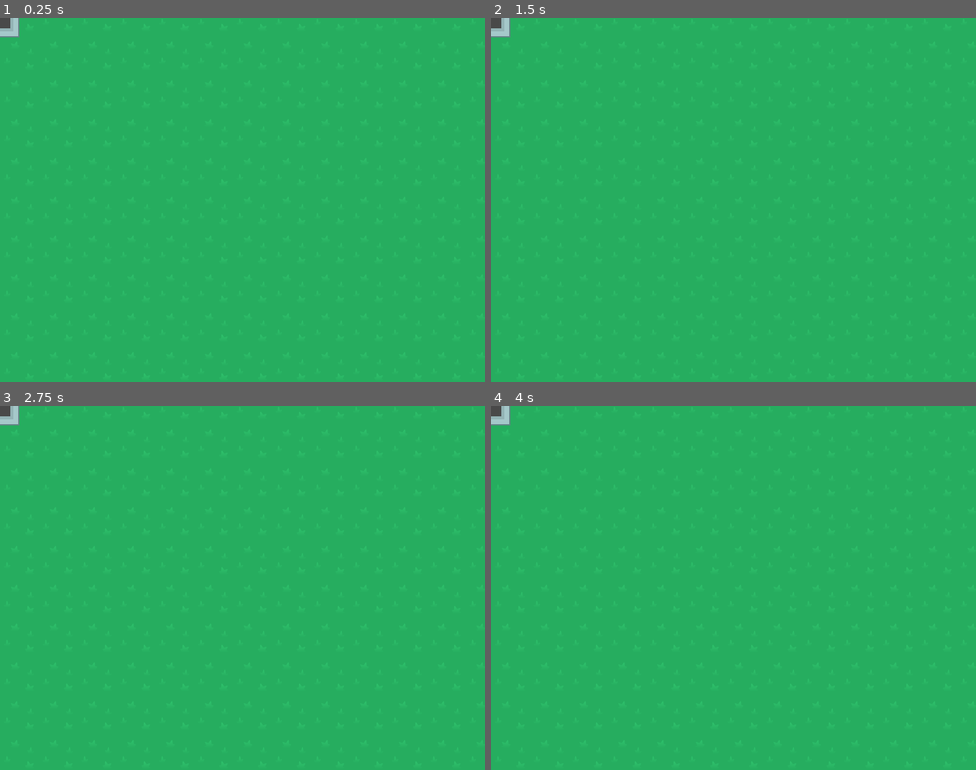
Above: before the commit, frames 1-4 (two rows, left to right).
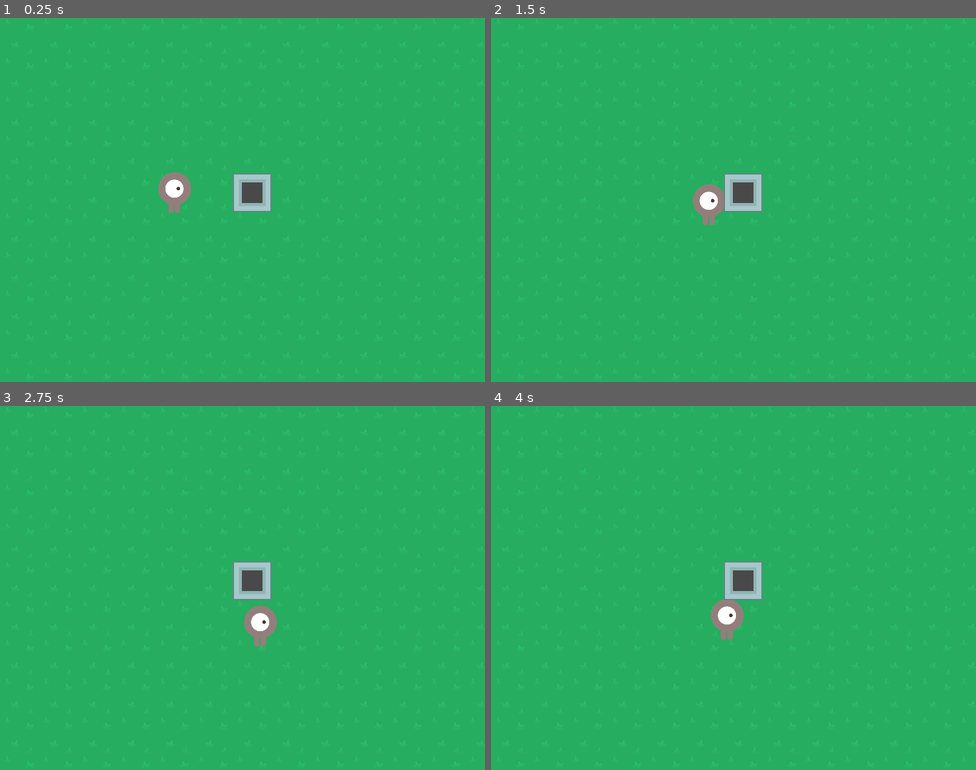
Above: after the commit, the same moments.

Repository: scooter42/godot-pacman-creeps-demo
Game: Godot game, scene res://Main.tscn
Same seed, same stepped clock (60 frames per second), same inputs: the game is played once before the commit and once after it. Before the commit the project has no main scene; this scene is started directly in both runs.
Inputs:
- Up to frame 1 (0.25 s): no input
- Up to frame 2 (1.5 s): tap Enter at 0.5 s; hold Right (ui_right) 0.53-1.28 s; hold Down (ui_down) from 1.28 s (still down)
- Up to frame 3 (2.75 s): release Down (ui_down) at 2.03 s; hold Right (ui_right) from 2.03 s (still down)
- Up to frame 4 (4 s): release Right (ui_right) at 2.78 s; hold Up (ui_up) 2.78-3.53 s; tap Space at 3.5 s; hold Left (ui_left) from 3.53 s (still down)

The runs differ from the first frame. In frame 1, 1.6% of the frame differs, in the area x 0-56%, y 0-54%; in frame 2, 1.6%; in frame 3, 1.6%, in the area x 0-58%, y 0-67%; in frame 4, 1.6%.

Commit message:
Auto stash before merge of "master" and "origin/master"

Diff:
--- /dev/null
+++ b/PacmanDodgeTheCreeps/Entities/player/Player.gd
@@ -0,0 +1,18 @@
+extends KinematicBody2D
+
+export var velocity := Vector2()
+export var speed := 100.0
+
+func _physics_process(delta):
+	if Input.is_action_pressed("ui_left"):
+		velocity += Vector2(-1,0)
+	if Input.is_action_pressed("ui_right"):
+		velocity += Vector2(1,0)
+	if Input.is_action_pressed("ui_up"):
+		velocity += Vector2(0,-1)
+	if Input.is_action_pressed("ui_down"):
+		velocity += Vector2(0,1)
+
+	move_and_collide(velocity * speed * delta)
+
+	velocity = Vector2()
--- /dev/null
+++ b/PacmanDodgeTheCreeps/Entities/player/Player.tscn
@@ -0,0 +1,17 @@
+[gd_scene load_steps=4 format=2]
+
+[ext_resource path="res://assets/playerGrey_walk1.png" type="Texture" id=1]
+[ext_resource path="res://Entities/player/Player.gd" type="Script" id=2]
+
+[sub_resource type="RectangleShape2D" id=1]
+extents = Vector2( 24, 32 )
+
+[node name="Player" type="KinematicBody2D"]
+script = ExtResource( 2 )
+
+[node name="CollisionShape2D" type="CollisionShape2D" parent="."]
+shape = SubResource( 1 )
+
+[node name="Sprite" type="Sprite" parent="."]
+scale = Vector2( 0.5, 0.5 )
+texture = ExtResource( 1 )
--- a/PacmanDodgeTheCreeps/Main.tscn
+++ b/PacmanDodgeTheCreeps/Main.tscn
@@ -1,10 +1,9 @@
-[gd_scene load_steps=6 format=2]
+[gd_scene load_steps=5 format=2]
 
 [ext_resource path="res://assets/tile_02.png" type="Texture" id=1]
-[ext_resource path="res://assets/tile_132.png" type="Texture" id=2]
+[ext_resource path="res://Entities/player/Player.tscn" type="PackedScene" id=2]
 [ext_resource path="res://assets/enemyWalking_1.png" type="Texture" id=3]
 [ext_resource path="res://Entities/block/block.tscn" type="PackedScene" id=4]
-[ext_resource path="res://assets/playerGrey_walk1.png" type="Texture" id=5]
 
 [node name="Main" type="Node2D"]
 
@@ -20,16 +19,13 @@
 "_edit_use_anchors_": false
 }
 
-[node name="tile_132" type="Sprite" parent="CanvasLayer/TextureRect"]
-position = Vector2( -112.983, 139.133 )
-texture = ExtResource( 2 )
-
 [node name="enemyWalking_1" type="Sprite" parent="CanvasLayer/TextureRect"]
-position = Vector2( -128.321, 237.507 )
+position = Vector2( -40, 136 )
+scale = Vector2( 0.5, 0.5 )
 texture = ExtResource( 3 )
 
-[node name="playerGrey_walk1" type="Sprite" parent="CanvasLayer/TextureRect"]
-position = Vector2( -137.835, 433.726 )
-texture = ExtResource( 5 )
+[node name="playerGrey_walk1" parent="CanvasLayer/TextureRect" instance=ExtResource( 2 )]
+position = Vector2( 288, 288 )
 
 [node name="block1" parent="CanvasLayer/TextureRect" instance=ExtResource( 4 )]
+position = Vector2( 416, 288 )
--- a/PacmanDodgeTheCreeps/project.godot
+++ b/PacmanDodgeTheCreeps/project.godot
@@ -16,6 +16,7 @@
 [application]
 
 config/name="MWNation"
+run/main_scene="res://Main.tscn"
 config/icon="res://icon.png"
 
 [display]
